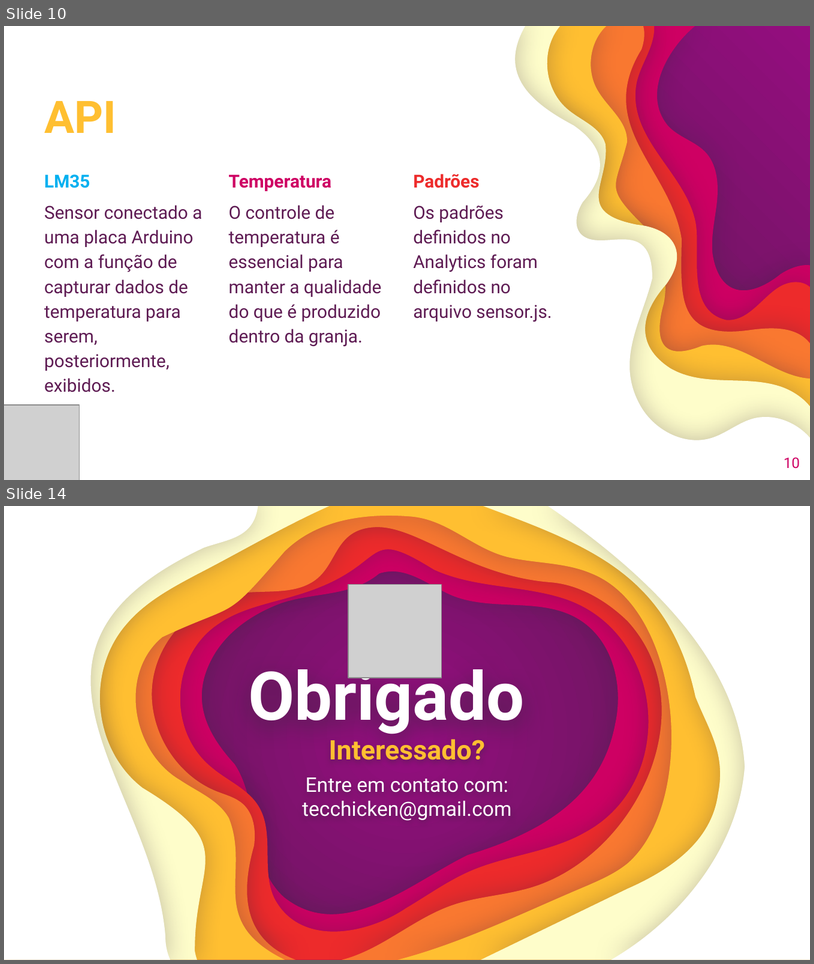
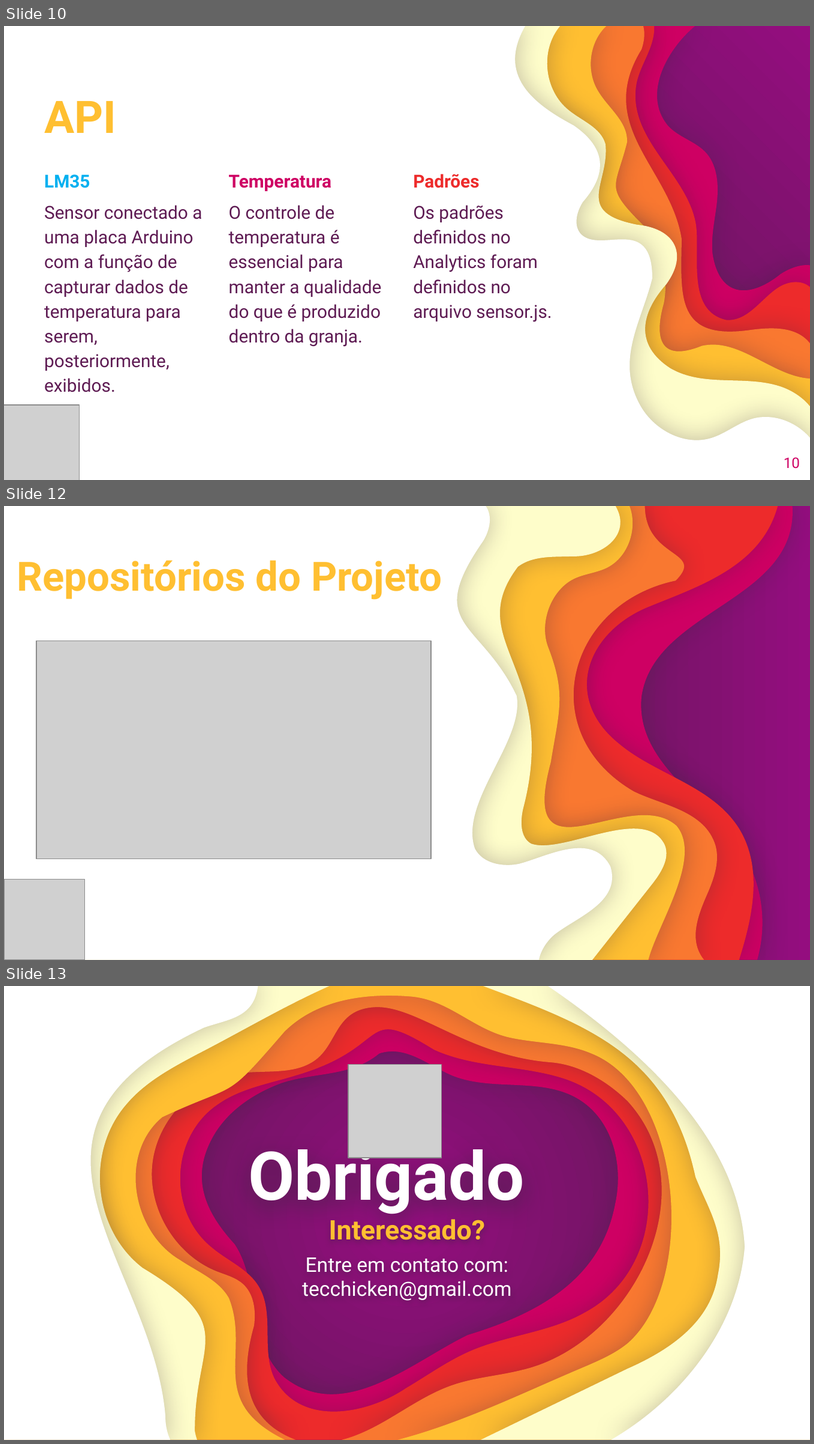
Before and after one commit to GustavoQuaresma/TECCHICKEN-DOCUMENTACAO, a slide deck: SPRINT2/slide pi - Copia.pptx. Shown one above the other, each under a label of ours: slides 10 and 14 before the commit, slides 10, 12 and 13 after it; the slides between them are not shown. The pictures are 814x964 and 814x1444 pixels, drawn with LibreOffice and Linux fonts; fonts in the diff are those of the drawing; grey boxes stand for pictures. Boxes give left, top, right and bottom in pixels: in the first picture for what was removed or moved away, otherwise in the second. Text is boxed around its words. In the diff, an @@ line names an element or a change of style, - is before the commit and + after.

```diff
--- a/SPRINT2/slide pi - Copia.pptx
+++ b/SPRINT2/slide pi - Copia.pptx
@@ slide 12 added at (4,506,810,960), background gradient #940D7F to #5E1B53 @@
@@ group added at (4,506,792,959): 6 freeform shapes @@
@@ title added at (17,560,442,600), 36 pt, text #FFBF31, bold @@
+Repositórios do Projeto
@@ picture added at (36,640,431,858) @@
@@ picture added at (4,879,84,960) @@
@@ what was slide 14 is now slide 13 @@
```
Also in this commit, not shown: 4 slides changed, 1 other slide added, 3 slides removed.
